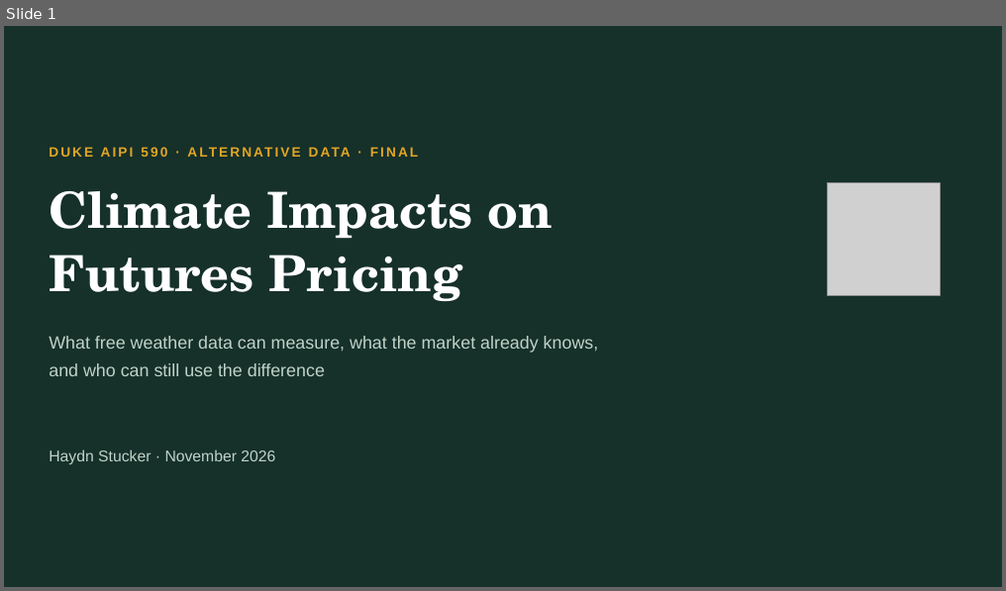
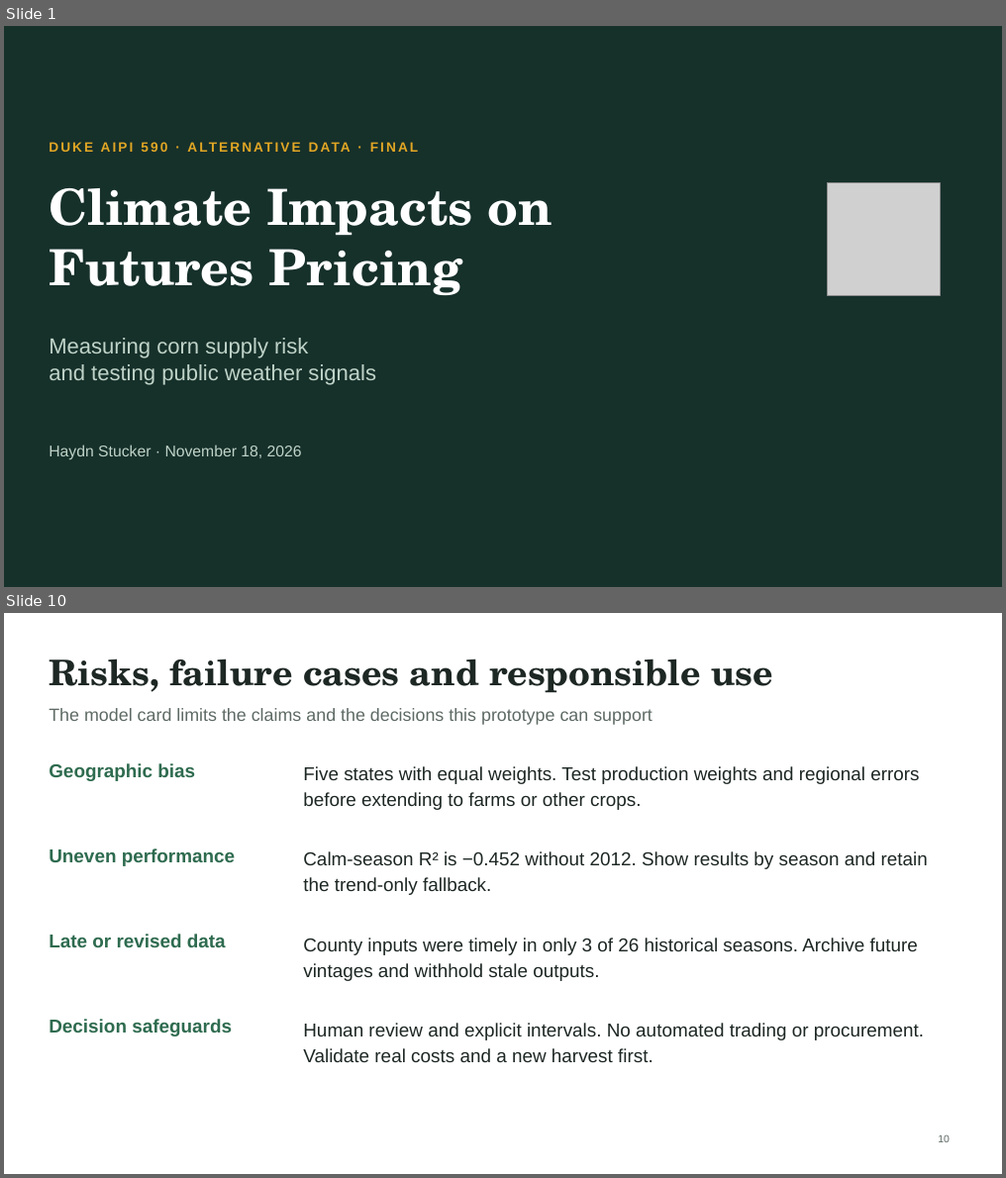
Before and after one commit to haydn-s/climate-futures-pricing, a slide deck: presentation/final/output/Final Presentation.pptx. Shown one above the other, each under a label of ours: slide 1 before the commit, slides 1 and 10 after it; the slides between them are not shown. The pictures are 1006x591 and 1006x1178 pixels, drawn with LibreOffice and Linux fonts; fonts in the diff are those of the drawing; grey boxes stand for pictures. Boxes give left, top, right and bottom in pixels: in the first picture for what was removed or moved away, otherwise in the second. Text is boxed around its words. In the diff, an @@ line names an element or a change of style, - is before the commit and + after.

```diff
--- a/presentation/final/output/Final Presentation.pptx
+++ b/presentation/final/output/Final Presentation.pptx
@@ slide 10 added at (4, 613, 1002, 1174), background #FFFFFF @@
@@ text added at (49, 659, 773, 693), 34 pt, text #1D2723, bold @@
+Risks, failure cases and responsible use
@@ text added at (49, 708, 652, 725), 17 pt, text #5E6A64 @@
+The model card limits the claims and the decisions this prototype can support
@@ text added at (49, 763, 195, 781), 18 pt, text #2E6B4F, bold @@
+Geographic bias
@@ text added at (303, 766, 919, 810), 18 pt, text #1D2723 @@
+Five states with equal weights. Test production weights and regional errors before extending to farms or other crops.
@@ text added at (49, 849, 235, 866), 18 pt, text #2E6B4F, bold @@
+Uneven performance
@@ text added at (303, 852, 928, 895), 18 pt, text #1D2723 @@
+Calm-season R² is −0.452 without 2012. Show results by season and retain the trend-only fallback.
@@ text added at (49, 934, 226, 948), 18 pt, text #2E6B4F, bold @@
+Late or revised data
@@ text added at (303, 938, 918, 981), 18 pt, text #1D2723 @@
+County inputs were timely in only 3 of 26 historical seasons. Archive future vintages and withhold stale outputs.
@@ text added at (49, 1019, 232, 1037), 18 pt, text #2E6B4F, bold @@
+Decision safeguards
@@ text added at (303, 1023, 924, 1062), 18 pt, text #1D2723 @@
+Human review and explicit intervals. No automated trading or procurement. Validate real costs and a new harvest first.
@@ page number added at (938, 1135, 949, 1143), 10 pt, text #5E6A64 @@
+10
@@ slide 1 changed as well @@
@@ text "DUKE AIPI 590 · ALTERNATIVE ..." at (49, 138, 723, 165): vertical alignment middle to top @@
@@ text "Climate Impacts on" at (49, 188, 551, 295): line spacing 1.05 to 1 @@
@@ text at (49, 338, 376, 385): text changed; size 17 to 21 pt @@
-What free weather data can measure, what the market already knows,
-and who can still use the difference
+Measuring corn supply risk
+and testing public weather signals
@@ text "Haydn Stucker · November 18, ..." at (49, 445, 302, 461): vertical alignment middle to top @@
@@ text at (49, 445, 302, 461): text changed @@
-Haydn Stucker · November 2026
+Haydn Stucker · November 18, 2026
```
Also in this commit, not shown: 10 other slides added, 8 slides removed, 6 other files.
